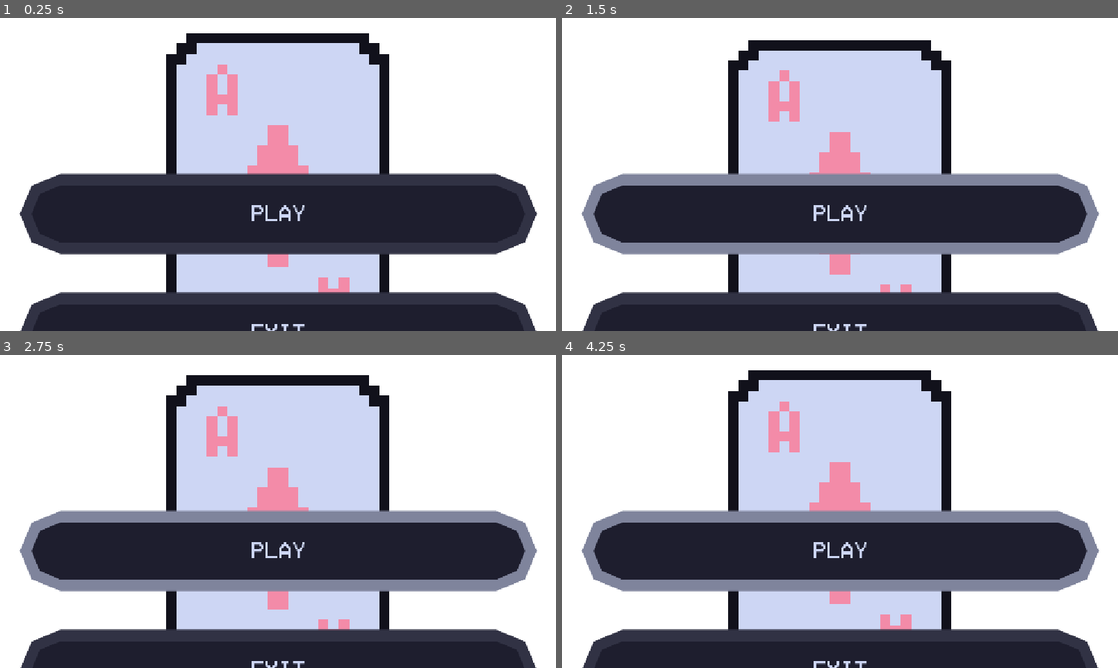
Above: before the commit, frames 1-4 (two rows, left to right).
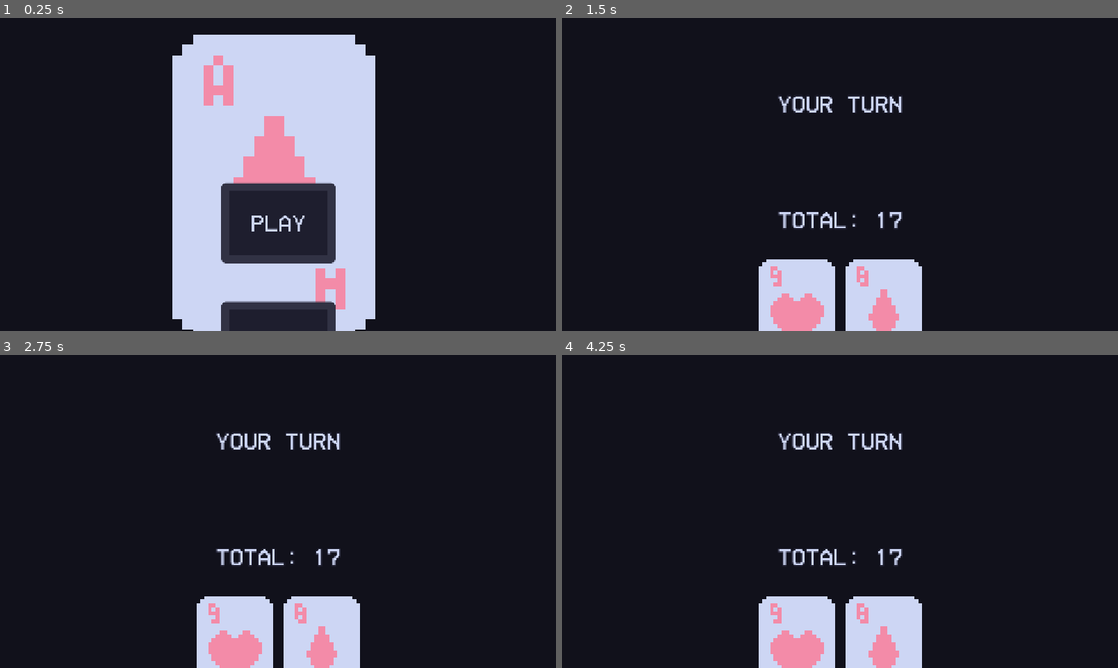
Above: after the commit, the same moments.

Repository: Virkkunen/twentyone
Game: Godot game, scene res://scenes/menu.tscn
Two runs of this game, one before a commit and one after it. Both use one fixed random seed, a clock stepped at 60 frames per second and the inputs below.
Inputs (mouse positions are in pixels of both pictures, inside the frame that each line leads up to):
- Up to frame 1 (0.25 s): no input
- Up to frame 2 (1.5 s): click "Play" at 0.5 s; click (840, 212) at 1.25 s, where only the run before the commit has a clickable "Play"
- Up to frame 3 (2.75 s): click (278, 549) at 2 s, where only the run before the commit has a clickable "Play"
- Up to frame 4 (4.25 s): no input

The runs differ from the first frame. In frame 1, 62% of the frame differs, in the area x 0-100%, y 0-100%; in frame 2, 74%; in frame 3, 74%; in frame 4, 74%.
Error before the commit: Parse Error: Cannot use simple "@export" annotation with variable without type or initializer, since type can't be inferred. (res://scripts/ui/sceneTransition.…

Commit message:
basic game

Diff:
--- a/project.godot
+++ b/project.godot
@@ -12,7 +12,7 @@
 
 config/name="twentyone"
 config/description="twentyone"
-config/version="0.0.1"
+config/version="0.1.0"
 run/main_scene="uid://ciom0ll5rmkhd"
 config/features=PackedStringArray("4.4", "Mobile")
 run/max_fps=30
--- a/resources/base.tres
+++ b/resources/base.tres
@@ -8,18 +8,35 @@
 content_margin_right = 60.0
 content_margin_bottom = 60.0
 bg_color = Color(0.0941176, 0.0941176, 0.145098, 1)
-border_width_left = 24
-border_width_top = 24
-border_width_right = 24
-border_width_bottom = 24
+border_width_left = 16
+border_width_top = 16
+border_width_right = 16
+border_width_bottom = 16
 border_color = Color(0.117647, 0.117647, 0.180392, 1)
-corner_radius_top_left = 128
-corner_radius_top_right = 128
-corner_radius_bottom_right = 128
-corner_radius_bottom_left = 128
-corner_detail = 2
+corner_radius_top_left = 8
+corner_radius_top_right = 8
+corner_radius_bottom_right = 8
+corner_radius_bottom_left = 8
+corner_detail = 4
 
 [sub_resource type="StyleBoxEmpty" id="StyleBoxEmpty_vejmy"]
+
+[sub_resource type="StyleBoxFlat" id="StyleBoxFlat_h7pdg"]
+content_margin_left = 60.0
+content_margin_top = 60.0
+content_margin_right = 60.0
+content_margin_bottom = 60.0
+bg_color = Color(0.117647, 0.117647, 0.180392, 1)
+border_width_left = 16
+border_width_top = 16
+border_width_right = 16
+border_width_bottom = 16
+border_color = Color(0.192157, 0.196078, 0.266667, 1)
+corner_radius_top_left = 8
+corner_radius_top_right = 8
+corner_radius_bottom_right = 8
+corner_radius_bottom_left = 8
+corner_detail = 4
 
 [sub_resource type="StyleBoxFlat" id="StyleBoxFlat_wvou7"]
 content_margin_left = 60.0
@@ -27,33 +44,16 @@
 content_margin_right = 60.0
 content_margin_bottom = 60.0
 bg_color = Color(0.117647, 0.117647, 0.180392, 1)
-border_width_left = 24
-border_width_top = 24
-border_width_right = 24
-border_width_bottom = 24
-border_color = Color(0.498039, 0.517647, 0.611765, 1)
-corner_radius_top_left = 128
-corner_radius_top_right = 128
-corner_radius_bottom_right = 128
-corner_radius_bottom_left = 128
-corner_detail = 2
-
-[sub_resource type="StyleBoxFlat" id="StyleBoxFlat_sm1ra"]
-content_margin_left = 60.0
-content_margin_top = 60.0
-content_margin_right = 60.0
-content_margin_bottom = 60.0
-bg_color = Color(0.0941176, 0.0941176, 0.145098, 1)
-border_width_left = 24
-border_width_top = 24
-border_width_right = 24
-border_width_bottom = 24
-border_color = Color(0.0941176, 0.0941176, 0.145098, 1)
-corner_radius_top_left = 128
-corner_radius_top_right = 128
-corner_radius_bottom_right = 128
-corner_radius_bottom_left = 128
-corner_detail = 2
+border_width_left = 16
+border_width_top = 16
+border_width_right = 16
+border_width_bottom = 16
+border_color = Color(0.192157, 0.196078, 0.266667, 1)
+corner_radius_top_left = 8
+corner_radius_top_right = 8
+corner_radius_bottom_right = 8
+corner_radius_bottom_left = 8
+corner_detail = 4
 
 [sub_resource type="StyleBoxFlat" id="StyleBoxFlat_2xhlc"]
 content_margin_left = 60.0
@@ -61,33 +61,33 @@
 content_margin_right = 60.0
 content_margin_bottom = 60.0
 bg_color = Color(0.117647, 0.117647, 0.180392, 1)
-border_width_left = 24
-border_width_top = 24
-border_width_right = 24
-border_width_bottom = 24
+border_width_left = 16
+border_width_top = 16
+border_width_right = 16
+border_width_bottom = 16
 border_color = Color(0.192157, 0.196078, 0.266667, 1)
-corner_radius_top_left = 128
-corner_radius_top_right = 128
-corner_radius_bottom_right = 128
-corner_radius_bottom_left = 128
-corner_detail = 2
+corner_radius_top_left = 8
+corner_radius_top_right = 8
+corner_radius_bottom_right = 8
+corner_radius_bottom_left = 8
+corner_detail = 4
 
-[sub_resource type="StyleBoxFlat" id="StyleBoxFlat_ef8l8"]
+[sub_resource type="StyleBoxFlat" id="StyleBoxFlat_sm1ra"]
 content_margin_left = 60.0
 content_margin_top = 60.0
 content_margin_right = 60.0
-content_margin_bottom = 60.0
-bg_color = Color(0.0941176, 0.0941176, 0.145098, 1)
-border_width_left = 24
-border_width_top = 24
-border_width_right = 24
-border_width_bottom = 24
+content_margin_bottom = 72.0
+bg_color = Color(0.117647, 0.117647, 0.180392, 1)
+border_width_left = 16
+border_width_top = 16
+border_width_right = 16
+border_width_bottom = 32
 border_color = Color(0.0941176, 0.0941176, 0.145098, 1)
-corner_radius_top_left = 128
-corner_radius_top_right = 128
-corner_radius_bottom_right = 128
-corner_radius_bottom_left = 128
-corner_detail = 2
+corner_radius_top_left = 8
+corner_radius_top_right = 8
+corner_radius_bottom_right = 8
+corner_radius_bottom_left = 8
+corner_detail = 4
 
 [sub_resource type="StyleBoxEmpty" id="StyleBoxEmpty_2xhlc"]
 
@@ -108,10 +108,10 @@
 Button/icons/icon = null
 Button/styles/disabled = SubResource("StyleBoxFlat_vejmy")
 Button/styles/focus = SubResource("StyleBoxEmpty_vejmy")
-Button/styles/hover = SubResource("StyleBoxFlat_wvou7")
-Button/styles/hover_pressed = SubResource("StyleBoxFlat_sm1ra")
+Button/styles/hover = SubResource("StyleBoxFlat_h7pdg")
+Button/styles/hover_pressed = SubResource("StyleBoxFlat_wvou7")
 Button/styles/normal = SubResource("StyleBoxFlat_2xhlc")
-Button/styles/pressed = SubResource("StyleBoxFlat_ef8l8")
+Button/styles/pressed = SubResource("StyleBoxFlat_sm1ra")
 GridContainer/constants/h_separation = 0
 GridContainer/constants/v_separation = 4
 HBoxContainer/constants/separation = 16
--- a/scenes/menu.tscn
+++ b/scenes/menu.tscn
@@ -1,26 +1,10 @@
-[gd_scene load_steps=8 format=3 uid="uid://ciom0ll5rmkhd"]
+[gd_scene load_steps=9 format=3 uid="uid://ciom0ll5rmkhd"]
 
 [ext_resource type="Theme" uid="uid://b3f26mr56obgg" path="res://resources/base.tres" id="1_vjb58"]
 [ext_resource type="Script" uid="uid://yyy8e7152aa0" path="res://scripts/ui/safeAreaHandler.gd" id="2_con2f"]
+[ext_resource type="FontFile" uid="uid://crwae5t23lklj" path="res://assets/fonts/HomeVideoBold-R90Dv.ttf" id="3_4ytvr"]
 [ext_resource type="Texture2D" uid="uid://dfbou2341i20y" path="res://assets/cards/ace_diamonds.png" id="3_con2f"]
 [ext_resource type="Script" uid="uid://b731344l8g7cm" path="res://scripts/ui/buttonsMenu.gd" id="4_mhnvy"]
-
-[sub_resource type="Animation" id="Animation_con2f"]
-resource_name = "hover"
-length = 1.0
-loop_mode = 1
-tracks/0/type = "value"
-tracks/0/imported = false
-tracks/0/enabled = true
-tracks/0/path = NodePath(".:position")
-tracks/0/interp = 2
-tracks/0/loop_wrap = true
-tracks/0/keys = {
-"times": PackedFloat32Array(0, 0.333333, 0.666667, 0.966667),
-"transitions": PackedFloat32Array(2, 0.5, 2, 0.5),
-"update": 0,
-"values": [Vector2(0, 126), Vector2(0, 150), Vector2(0, 150), Vector2(0, 126)]
-}
 
 [sub_resource type="Animation" id="Animation_mhnvy"]
 length = 0.001
@@ -35,6 +19,22 @@
 "transitions": PackedFloat32Array(1),
 "update": 0,
 "values": [Vector2(0, 126)]
+}
+
+[sub_resource type="Animation" id="Animation_con2f"]
+resource_name = "hover"
+loop_mode = 1
+tracks/0/type = "value"
+tracks/0/imported = false
+tracks/0/enabled = true
+tracks/0/path = NodePath(".:position")
+tracks/0/interp = 2
+tracks/0/loop_wrap = true
+tracks/0/keys = {
+"times": PackedFloat32Array(0, 0.333333, 0.666667, 0.966667),
+"transitions": PackedFloat32Array(2, 0.5, 2, 0.5),
+"update": 0,
+"values": [Vector2(0, 126), Vector2(0, 150), Vector2(0, 150), Vector2(0, 126)]
 }
 
 [sub_resource type="AnimationLibrary" id="AnimationLibrary_4ytvr"]
@@ -75,7 +75,8 @@
 
 [node name="Title" type="Label" parent="SafeMargin/VBoxContainer/CenterContainer/VBoxContainer"]
 layout_mode = 2
-theme_override_font_sizes/font_size = 86
+theme_override_fonts/font = ExtResource("3_4ytvr")
+theme_override_font_sizes/font_size = 128
 text = "twentyone"
 horizontal_alignment = 1
 vertical_alignment = 1
@@ -88,10 +89,10 @@
 
 [node name="Card" type="TextureRect" parent="SafeMargin/VBoxContainer/CenterContainer/VBoxContainer/AnimatedCard"]
 offset_top = 126.0
-offset_right = 464.0
+offset_right = 674.909
 offset_bottom = 800.909
 texture = ExtResource("3_con2f")
-expand_mode = 5
+expand_mode = 2
 stretch_mode = 5
 
 [node name="AnimationPlayer" type="AnimationPlayer" parent="SafeMargin/VBoxContainer/CenterContainer/VBoxContainer/AnimatedCard/Card"]
@@ -108,10 +109,12 @@
 
 [node name="ButtonPlay" type="Button" parent="SafeMargin/VBoxContainer/Buttons"]
 layout_mode = 2
+size_flags_horizontal = 4
 size_flags_vertical = 3
 text = "Play"
 
 [node name="ButtonExit" type="Button" parent="SafeMargin/VBoxContainer/Buttons"]
 layout_mode = 2
+size_flags_horizontal = 4
 size_flags_vertical = 3
 text = "Exit"
--- a/scenes/sceneTransition.tscn
+++ b/scenes/sceneTransition.tscn
@@ -1,54 +1,58 @@
-[gd_scene load_steps=5 format=3 uid="uid://d1gnujv7tnx13"]
+[gd_scene load_steps=5 format=3 uid="uid://dc0mawogtlsu4"]
 
-[ext_resource type="Script" uid="uid://by0adicm7fy3t" path="res://scripts/ui/sceneTransition.gd" id="1_8yd64"]
+[ext_resource type="Script" uid="uid://bevts3yugy6i1" path="res://scripts/ui/sceneTransition.gd" id="1_8yd64"]
 
-[sub_resource type="Animation" id="Animation_gfr0b"]
+[sub_resource type="Animation" id="Animation_8yd64"]
 resource_name = "fade"
 length = 0.5
 tracks/0/type = "value"
 tracks/0/imported = false
 tracks/0/enabled = true
-tracks/0/path = NodePath(".:modulate")
+tracks/0/path = NodePath("ColorRect:color")
 tracks/0/interp = 1
 tracks/0/loop_wrap = true
 tracks/0/keys = {
 "times": PackedFloat32Array(0, 0.5),
 "transitions": PackedFloat32Array(1, 1),
 "update": 0,
-"values": [Color(1, 1, 1, 0), Color(0.0666667, 0.0666667, 0.105882, 1)]
+"values": [Color(0.0666667, 0.0666667, 0.105882, 0), Color(0.0666667, 0.0666667, 0.105882, 1)]
 }
 
-[sub_resource type="Animation" id="Animation_47dn4"]
+[sub_resource type="Animation" id="Animation_gfr0b"]
 length = 0.001
 tracks/0/type = "value"
 tracks/0/imported = false
 tracks/0/enabled = true
-tracks/0/path = NodePath(".:modulate")
+tracks/0/path = NodePath("ColorRect:color")
 tracks/0/interp = 1
 tracks/0/loop_wrap = true
 tracks/0/keys = {
 "times": PackedFloat32Array(0),
 "transitions": PackedFloat32Array(1),
 "update": 0,
-"values": [Color(1, 1, 1, 1)]
+"values": [Color(0.0666667, 0.0666667, 0.105882, 0)]
 }
 
-[sub_resource type="AnimationLibrary" id="AnimationLibrary_ax37j"]
+[sub_resource type="AnimationLibrary" id="AnimationLibrary_47dn4"]
 _data = {
-&"RESET": SubResource("Animation_47dn4"),
-&"fade": SubResource("Animation_gfr0b")
+&"RESET": SubResource("Animation_gfr0b"),
+&"fade": SubResource("Animation_8yd64")
 }
 
-[node name="SceneTransition" type="ColorRect"]
+[node name="SceneTransition" type="CanvasLayer"]
+script = ExtResource("1_8yd64")
+
+[node name="ColorRect" type="ColorRect" parent="."]
 anchors_preset = 15
 anchor_right = 1.0
 anchor_bottom = 1.0
 grow_horizontal = 2
 grow_vertical = 2
 mouse_filter = 2
-script = ExtResource("1_8yd64")
+color = Color(0.0666667, 0.0666667, 0.105882, 0)
 
 [node name="Fade" type="AnimationPlayer" parent="."]
+unique_name_in_owner = true
 libraries = {
-&"": SubResource("AnimationLibrary_ax37j")
+&"": SubResource("AnimationLibrary_47dn4")
 }
--- a/scripts/game.gd
+++ b/scripts/game.gd
@@ -91,7 +91,7 @@
 
 func _on_player_blackjack() -> void:
 	Global.centre_text = "twentyone!"
-	Global.player_blackjack == true
+	Global.player_blackjack = true
 
 #
 # House turn
@@ -143,9 +143,9 @@
 	if Global.player_total > 21:
 		Global.round_winner = Global.RoundWinner.BUST
 	elif Global.house_total > 21:
-		Global.round_winner == Global.RoundWinner.PLAYER
+		Global.round_winner = Global.RoundWinner.PLAYER
 	elif Global.player_total == Global.house_total:
-		Global.round_winner == Global.RoundWinner.DRAW
+		Global.round_winner = Global.RoundWinner.DRAW
 	elif Global.player_total > Global.house_total:
 		Global.round_winner = Global.RoundWinner.PLAYER
 	else:
@@ -168,3 +168,5 @@
 
 func _payout() -> void:
 	Global.player_chips += Global.pot
+	await get_tree().create_timer(4).timeout
+	SceneTransition.transition_to("res://scenes/menu.tscn")
--- a/scripts/ui/buttonsMenu.gd
+++ b/scripts/ui/buttonsMenu.gd
@@ -8,7 +8,7 @@
 	ButtonExit.pressed.connect(_on_button_exit)
 
 func _on_button_play() -> void:
-	SceneTransition.fade_to_scene("res://scenes/game.tscn")
+	SceneTransition.transition_to("res://scenes/game.tscn")
 
 func _on_button_exit() -> void:
 	get_tree().quit()
--- a/scripts/ui/sceneTransition.gd
+++ b/scripts/ui/sceneTransition.gd
@@ -1,3 +1,7 @@
-extends ColorRect
+extends CanvasLayer
 
-@export var next_scene_path
+func transition_to(scene: String) -> void:
+	%Fade.play("fade")
+	await %Fade.animation_finished
+	get_tree().change_scene_to_file(scene)
+	%Fade.play_backwards("fade")
Not shown, changed: export_presets.cfg
Not shown, changed: scripts/ui/sceneTransition.gd.uid
